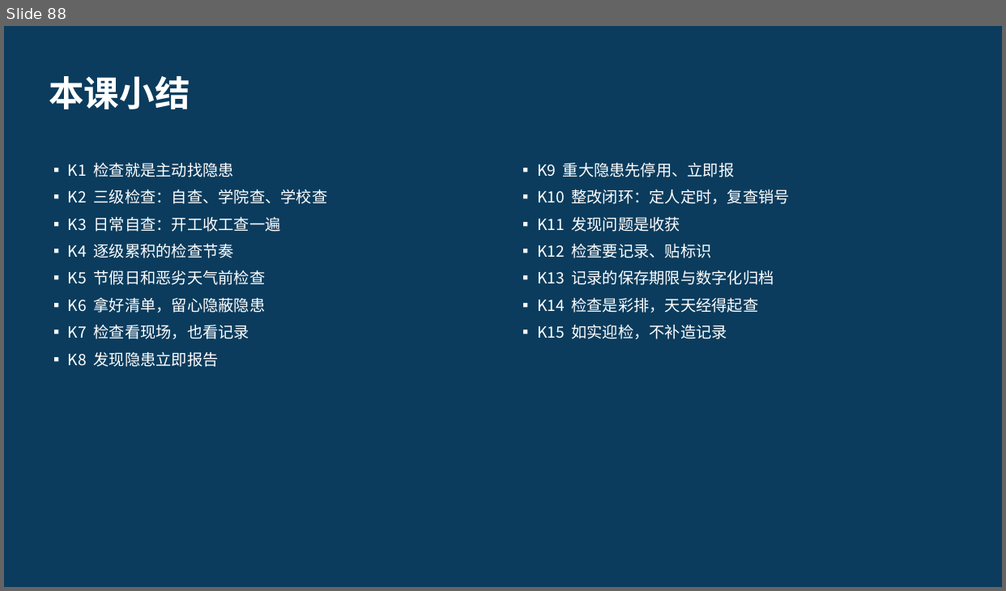
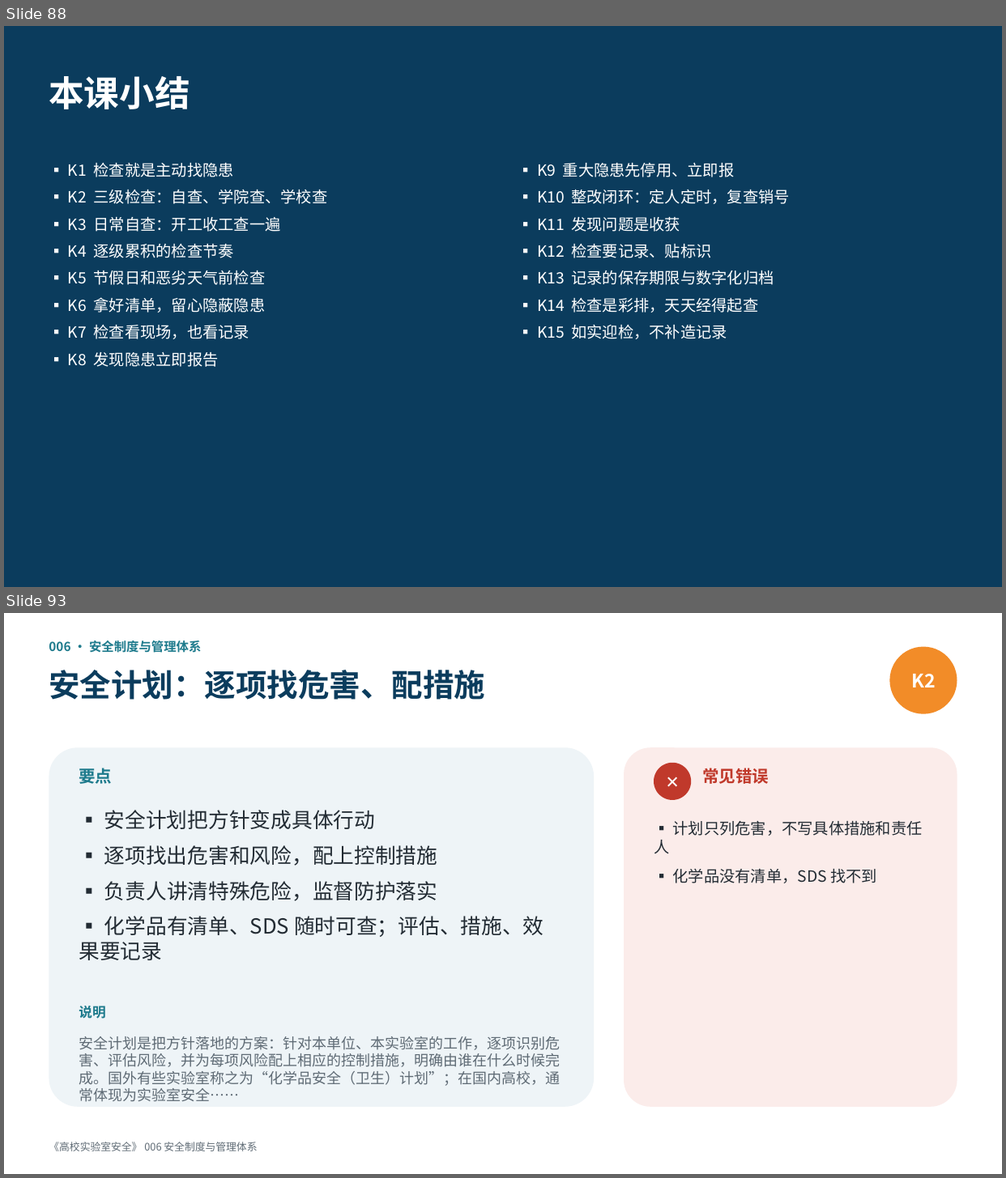
Before and after one commit to hanrongwx-max/videoyoutubo, a slide deck: course/高校实验室安全/课件/第1章_法规、管理与安全文化.pptx. Shown one above the other, each under a label of ours: slide 88 before the commit, slides 88 and 93 after it; the slides between them are not shown. The pictures are 1006x591 and 1006x1178 pixels, drawn with LibreOffice and Linux fonts; fonts in the diff are those of the drawing. Boxes give left, top, right and bottom in pixels: in the first picture for what was removed or moved away, otherwise in the second. Text is boxed around its words. In the diff, an @@ line names an element or a change of style, - is before the commit and + after.

```diff
--- a/course/高校实验室安全/课件/第1章_法规、管理与安全文化.pptx
+++ b/course/高校实验室安全/课件/第1章_法规、管理与安全文化.pptx
@@ slide 93 added at box(4, 613, 1002, 1174), background #FFFFFF @@
@@ text added at box(49, 641, 201, 653), 12 pt, text #1D7A8C, bold @@
+006 · 安全制度与管理体系
@@ ellipse added at box(889, 647, 957, 714), fill #F28C28, 18 pt, text #FFFFFF, bold @@
+K2
@@ text added at box(49, 670, 485, 700), 30 pt, text #0B3C5D, bold @@
+安全计划：逐项找危害、配措施
@@ rounded rectangle added at box(49, 747, 594, 1107), fill #EEF4F7 @@
@@ rounded rectangle added at box(624, 747, 957, 1107), fill #FBECEA @@
@@ text added at box(79, 768, 112, 784), 16 pt, text #1D7A8C, bold @@
+要点
@@ ellipse added at box(654, 763, 691, 800), fill #C0392B, 16 pt, text #FFFFFF, bold @@
+✕
@@ text added at box(702, 768, 769, 784), 16 pt, text #C0392B, bold @@
+常见错误
@@ text added at box(79, 810, 544, 960), 20 pt, text #222B33 @@
+▪ 安全计划把方针变成具体行动
+▪ 逐项找出危害和风险，配上控制措施
+▪ 负责人讲清特殊危险，监督防护落实
+▪ 化学品有清单、SDS 随时可查；评估、措施、效果要记录
@@ text added at box(654, 821, 923, 884), 15 pt, text #222B33 @@
+▪ 计划只列危害，不写具体措施和责任人
+▪ 化学品没有清单，SDS 找不到
@@ text added at box(79, 1006, 105, 1019), 13 pt, text #1D7A8C, bold @@
+说明
@@ text added at box(79, 1037, 560, 1086), 14 pt, text #5F6B75 @@
+安全计划是把方针落地的方案：针对本单位、本实验室的工作，逐项识别危害、评估风险，并为每项风险配上相应的控制措施，明确由谁在什么时候完成。国外有些实验室称之为“化学品安全（卫生）计划”；在国内高校，通常体现为实验室安全……
@@ text added at box(49, 1142, 257, 1152), 10 pt, text #5F6B75 @@
+《高校实验室安全》 006 安全制度与管理体系
```
Also in this commit, not shown: 21 other slides added, 2 other files.
